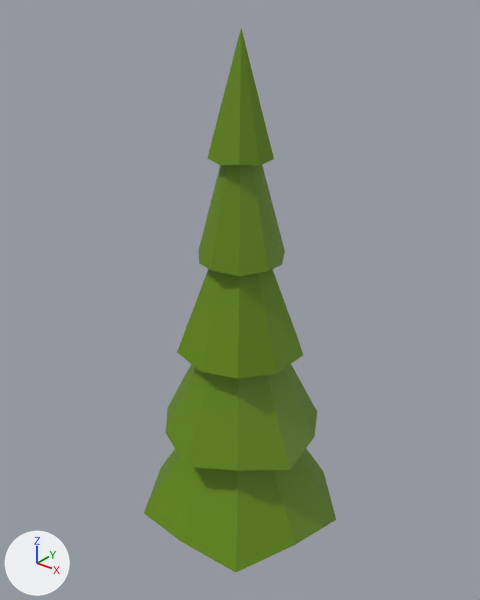
The FBX model Next-Level Sonics City/Assets/View/Resources/Tiles/ForestTile/Model/Spruce.fbx, before and after one commit.
Rendered twice from a 50 mm lens placed at (10.19, -12.78, 16.02), pointed at (-0.23, 0.24, 7.95). The lights are fixed; the arrows at lower left show +X, +Y and +Z.

In view in the first picture: 'Spruce'.
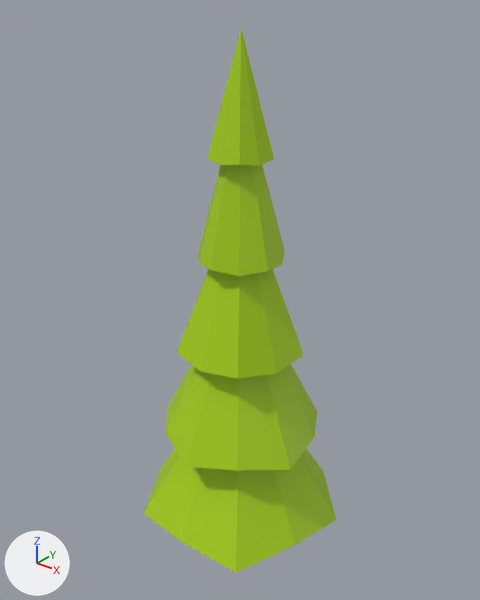
The change, as a diff of the scene's bpy script:
```diff
--- a/Next-Level Sonics City/Assets/View/Resources/Tiles/ForestTile/Model/Spruce.fbx.py
+++ b/Next-Level Sonics City/Assets/View/Resources/Tiles/ForestTile/Model/Spruce.fbx.py
@@ mat_trunkmaterial @@
+mat_trunkmaterial = principled_material('TrunkMaterial')
+mat_trunkmaterial.base_color = (0.625, 0.25, 0.0)  # orange #cf8900
@@ mat_leavesmaterial @@
+mat_leavesmaterial = principled_material('LeavesMaterial')
+mat_leavesmaterial.base_color = (0.375, 0.625, 0.0)  # green #a5cf00
@@ me_cylinder @@
 me_cylinder.from_pydata(...)  # 122 vertices, 120 faces; spans x -2.9..2.9, y -2.8..3.1, z 0.0..15.0
 # used by ob_spruce; location = (0.0, 0.0, 0.0)
-me_cylinder.materials.append(mat_trunk)  # brown #894700
+# me_cylinder part 1: all 100 faces that had it switch from mat_leaves (green #638900) to mat_leavesmaterial (green #a5cf00)
+me_cylinder.materials.append(mat_trunkmaterial)  # orange #cf8900
```

What differs and where, as boxes [x1, y1, x2, y2] in the pictures (480 x 600 px):
part 1 of me_cylinder, recoloured: [144, 29, 336, 573] in both
